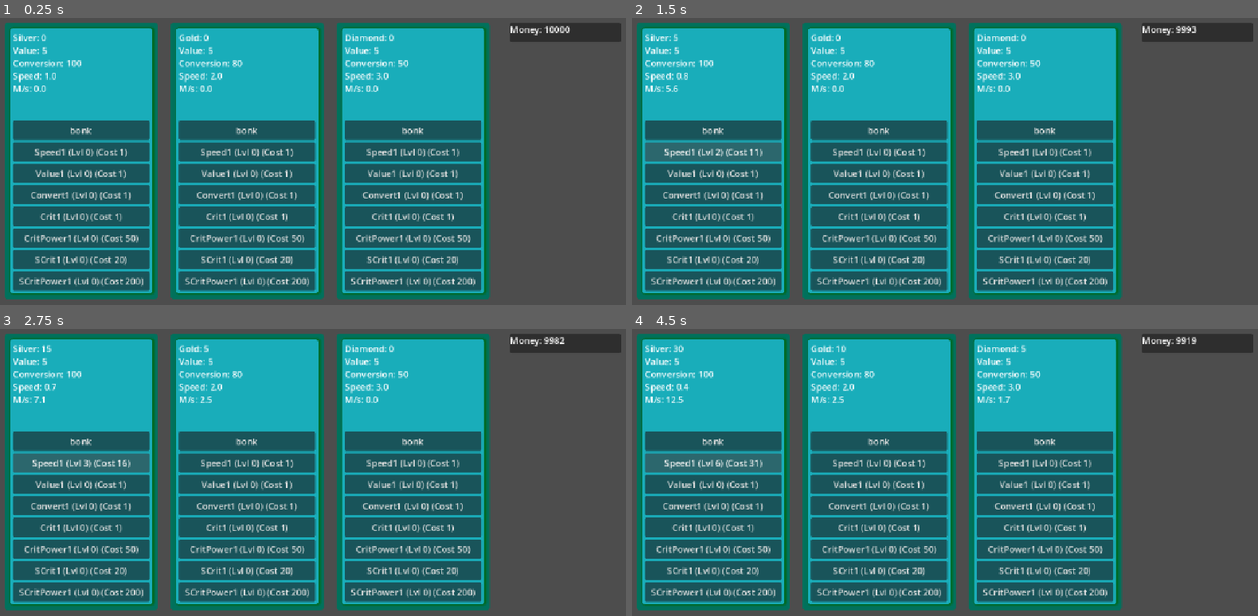
Above: before the commit, frames 1-4 (two rows, left to right).
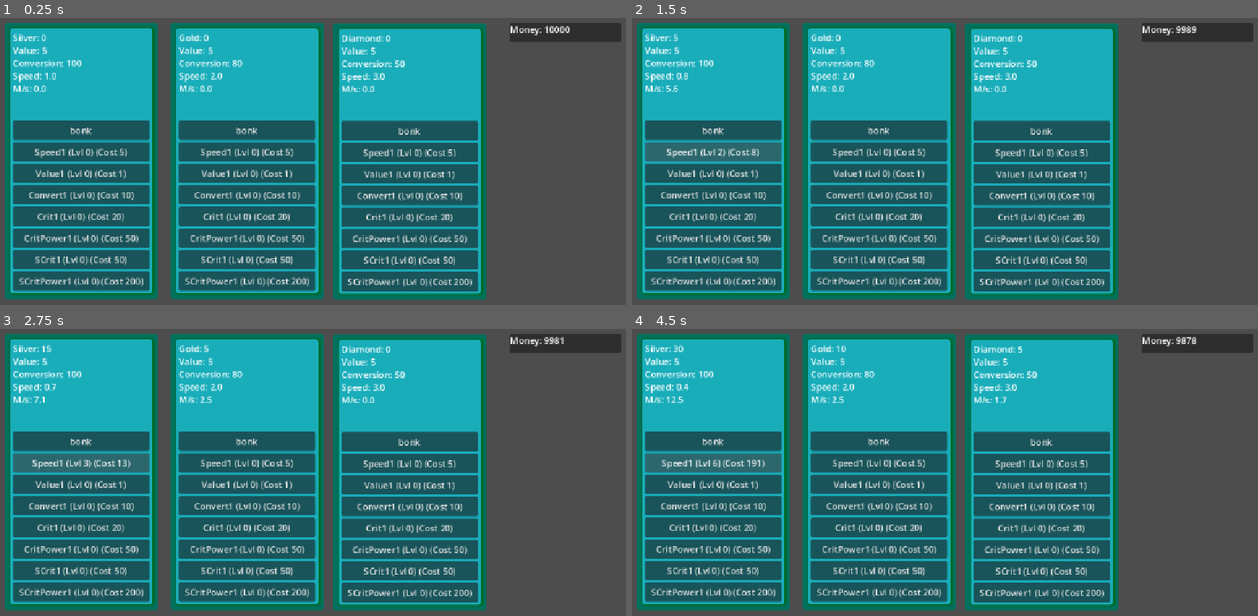
Above: after the commit, the same moments.

Repository: mobsung/IncrementalGame
Game: Godot game, scene res://game.tscn
The game is run twice, just before and just after one commit, with the same random seed, the same clock (stepped at 60 frames per second) and the same inputs.
Inputs (mouse positions are in pixels of both pictures, inside the frame that each line leads up to):
- Up to frame 1 (0.25 s): no input
- Up to frame 2 (1.5 s): click (713, 152) at 0.5 s, where only the run before the commit has a clickable "Speed1 (Lvl 0) (Cost 1)"; click "Speed1 (Lvl 1) (Cost 6)" at 1.25 s
- Up to frame 3 (2.75 s): click (81, 463) at 2 s, where only the run before the commit has a clickable "Speed1 (Lvl 2) (Cost 11)"
- Up to frame 4 (4.5 s): click (713, 463) at 2.75 s, where only the run before the commit has a clickable "Speed1 (Lvl 3) (Cost 16)"; click (713, 463) at 3.5 s, where only the run before the commit has a clickable "Speed1 (Lvl 4) (Cost 21)"; click (713, 463) at 4.25 s, where only the run before the commit has a clickable "Speed1 (Lvl 5) (Cost 26)"

The runs differ from the first frame. In frame 1, 8.0% of the frame differs, in the area x 4-79%, y 1-99%; in frame 2, 8.3%; in frame 3, 8.0%; in frame 4, 8.3%, in the area x 4-91%, y 1-99%.

Commit message:
added global multipliers

Diff:
--- a/game.tscn
+++ b/game.tscn
@@ -31,10 +31,10 @@
 anchors_preset = 0
 anchor_right = 0.0
 anchor_bottom = 0.0
-offset_left = 617.0
-offset_top = 42.0
-offset_right = 894.0
-offset_bottom = 542.0
+offset_left = 611.0
+offset_top = 43.0
+offset_right = 888.0
+offset_bottom = 543.0
 grow_horizontal = 1
 grow_vertical = 1
 counter_name = "Diamond"
--- a/scenes/counterComponent.tscn
+++ b/scenes/counterComponent.tscn
@@ -85,7 +85,8 @@
 
 [node name="Speed1" parent="PanelContainer2/PanelContainer/VBoxContainer/VBoxContainer2" unique_id=17814390 instance=ExtResource("2_6bnwf")]
 layout_mode = 2
-next_upgrade_cost = 5
+upgrade_cost = 5
+growth_factor = 1.2
 
 [node name="Value1" parent="PanelContainer2/PanelContainer/VBoxContainer/VBoxContainer2" unique_id=1411859558 instance=ExtResource("2_6bnwf")]
 layout_mode = 2
@@ -93,30 +94,33 @@
 
 [node name="Convert1" parent="PanelContainer2/PanelContainer/VBoxContainer/VBoxContainer2" unique_id=1089699865 instance=ExtResource("2_6bnwf")]
 layout_mode = 2
+upgrade_cost = 10
 upgrade_name = 2
+growth_factor = 1.15
 
 [node name="Crit1" parent="PanelContainer2/PanelContainer/VBoxContainer/VBoxContainer2" unique_id=755492391 instance=ExtResource("2_6bnwf")]
 layout_mode = 2
+upgrade_cost = 20
 upgrade_name = 3
-next_upgrade_cost = 5
+growth_factor = 1.5
 
 [node name="CritPower1" parent="PanelContainer2/PanelContainer/VBoxContainer/VBoxContainer2" unique_id=2105965146 instance=ExtResource("2_6bnwf")]
 layout_mode = 2
 upgrade_cost = 50
 upgrade_name = 4
-next_upgrade_cost = 50
+growth_factor = 2.0
 
 [node name="SCrit1" parent="PanelContainer2/PanelContainer/VBoxContainer/VBoxContainer2" unique_id=800348870 instance=ExtResource("2_6bnwf")]
 layout_mode = 2
-upgrade_cost = 20
+upgrade_cost = 50
 upgrade_name = 5
-next_upgrade_cost = 10
+growth_factor = 1.5
 
 [node name="SCritPower1" parent="PanelContainer2/PanelContainer/VBoxContainer/VBoxContainer2" unique_id=1206876336 instance=ExtResource("2_6bnwf")]
 layout_mode = 2
 upgrade_cost = 200
 upgrade_name = 6
-next_upgrade_cost = 200
+growth_factor = 2.0
 
 [connection signal="timeout" from="Timer" to="." method="_on_timer_timeout"]
 [connection signal="pressed" from="PanelContainer2/PanelContainer/VBoxContainer/Button" to="." method="_on_manual_click_button_pressed"]
--- a/scripts/buyUpgrade.gd
+++ b/scripts/buyUpgrade.gd
@@ -5,7 +5,7 @@
 
 @export var upgrade_cost: int = 1
 @export var upgrade_name: Global_data.LVL1UpgradeType
-@export var next_upgrade_cost: int = 1
+@export var growth_factor: float = 1.05
 @onready var parent_counter: CounterComponent = owner
 
 var upgrade_level: int = 0
@@ -46,7 +46,7 @@
 
 	if approved == true and not max_level_reached:
 		upgrade_level += 1
-		upgrade_cost += next_upgrade_cost
+		upgrade_cost = int(upgrade_cost * pow(growth_factor, upgrade_level))
 		was_pressed.emit()
 		_on_currency_got(CurrencyManager.current_currency)
 		_update_ui()
--- a/scripts/currencyManager.gd
+++ b/scripts/currencyManager.gd
@@ -3,9 +3,11 @@
 signal currency_changed(new_amount: int)
 
 var current_currency: int = 10000
+var presige_multiplier: float = 2.0
+var global_multiplier: float = 1.0
 
 func add_currency(amount: int ) -> void:
-	current_currency += amount
+	current_currency += (amount * presige_multiplier * global_multiplier)
 	currency_changed.emit(current_currency)
 
 func spend_currency(cost: int) -> bool:
